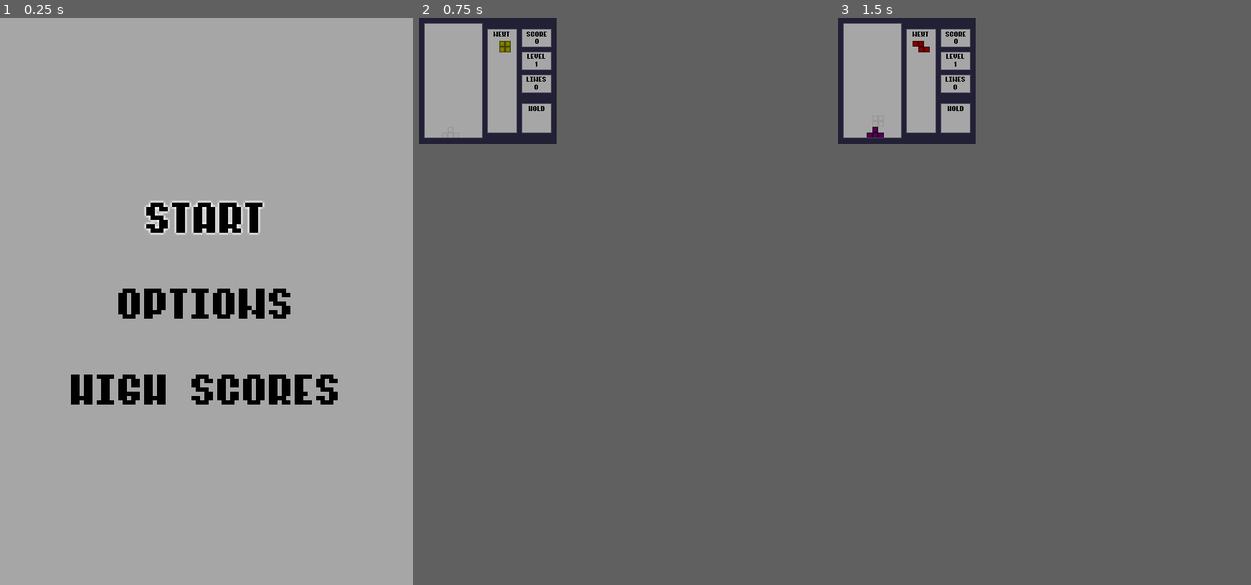
Above: before the commit, frames 1-3 (left to right).
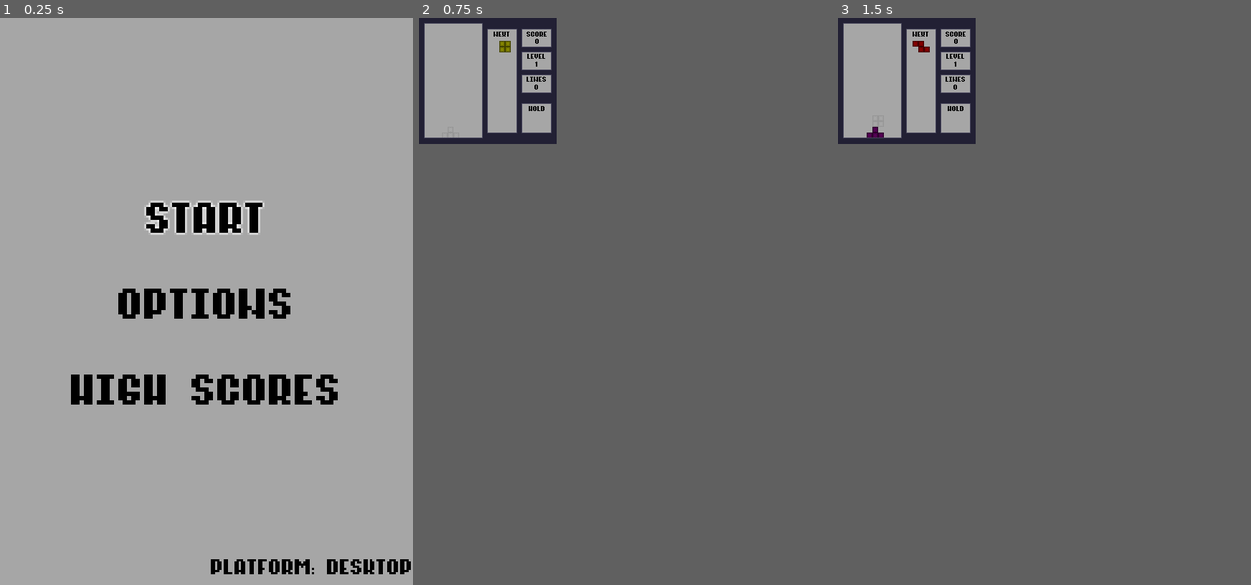
Above: after the commit, the same moments.

Repository: veren-damyanov/tetris
Game: Godot game, scene res://menu.tscn
The game is run twice, just before and just after one commit, with the same random seed, the same clock (stepped at 60 frames per second) and the same inputs.
Inputs:
- Up to frame 1 (0.25 s): no input
- Up to frame 2 (0.75 s): click "start" at 0.5 s
- Up to frame 3 (1.5 s): tap Enter at 1.25 s; hold Right (right) from 1.28 s (still down); tap Space (space) at 1.35 s

The runs differ from the first frame. In frame 1, 0.7% of the frame differs, in the area x 51-100%, y 95-99%; in frame 2, nothing differs; in frame 3, nothing differs.

Commit message:
Introduce platform detection (experimental)

Diff:
--- a/project/menu.tscn
+++ b/project/menu.tscn
@@ -50,6 +50,23 @@
 text = "high scores"
 flat = true
 
+[node name="PlatformLabel" type="Label" parent="."]
+layout_mode = 1
+anchors_preset = 3
+anchor_left = 1.0
+anchor_top = 1.0
+anchor_right = 1.0
+anchor_bottom = 1.0
+offset_left = -84.0
+offset_top = -17.0
+grow_horizontal = 0
+grow_vertical = 0
+theme_override_colors/font_color = Color(0, 0, 0, 1)
+theme_override_font_sizes/font_size = 16
+text = "platform:mobile"
+horizontal_alignment = 1
+vertical_alignment = 1
+
 [connection signal="focus_entered" from="VBoxContainer/StartButton" to="." method="_on_start_button_focus_entered"]
 [connection signal="focus_exited" from="VBoxContainer/StartButton" to="." method="_on_start_button_focus_exited"]
 [connection signal="pressed" from="VBoxContainer/StartButton" to="." method="_on_start_button_pressed"]
--- a/project/scripts/menu.gd
+++ b/project/scripts/menu.gd
@@ -2,6 +2,11 @@
 
 func _ready():
     $VBoxContainer/StartButton.grab_focus()
+    var model_name = OS.get_model_name()
+    $PlatformLabel.set_text("platform: " + model_name)
+    if model_name == 'GenericDevice':
+        $PlatformLabel.set_text('platform: desktop')
+
 
 func _on_start_button_pressed():
     self.get_tree().change_scene_to_file("res://playfield.tscn")
